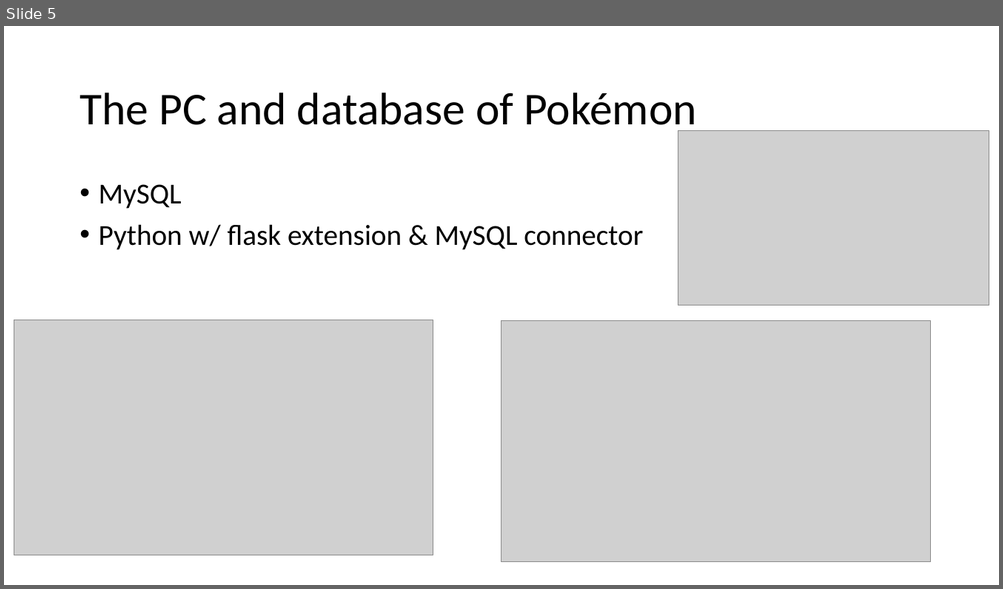
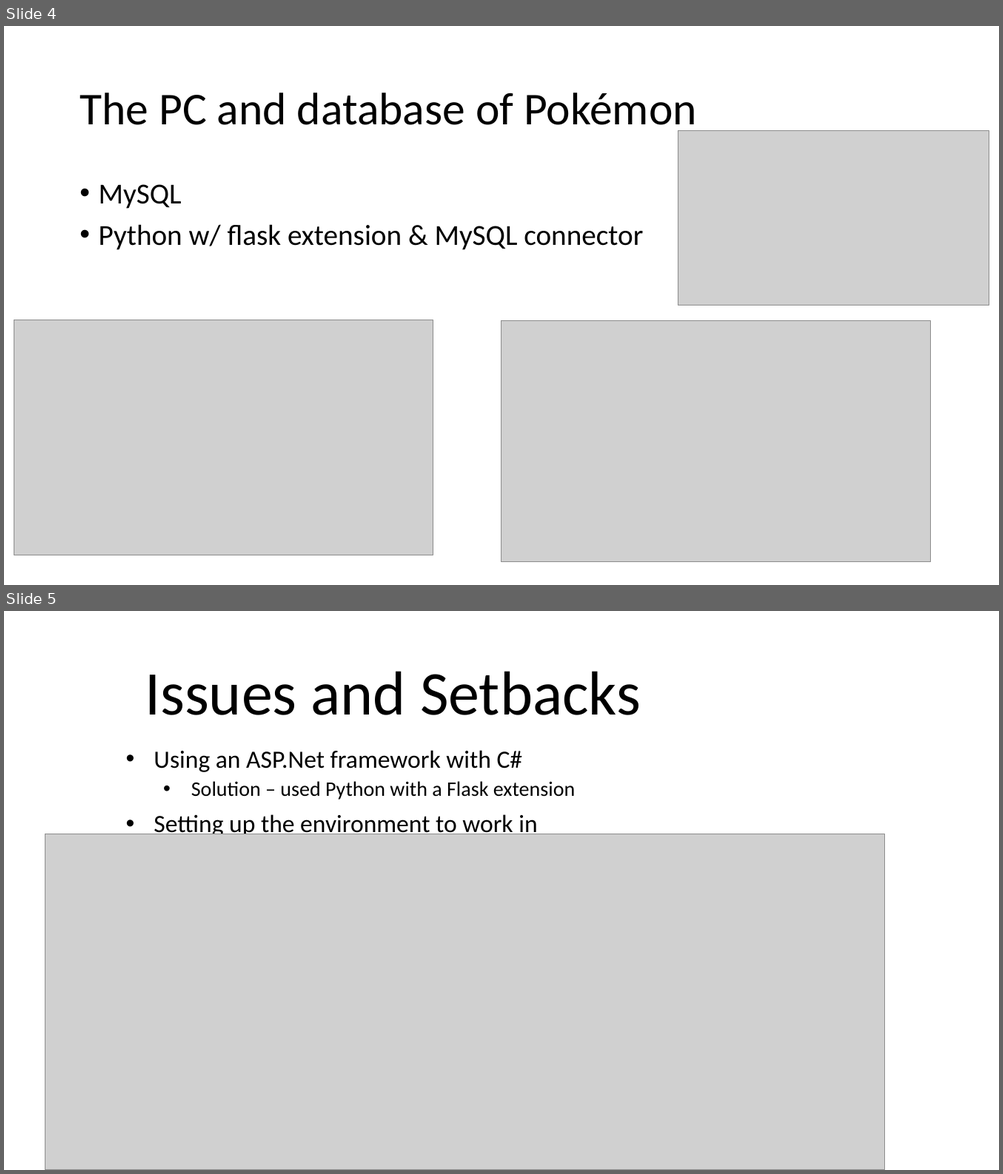
Before and after one commit to jordantiu/Pokemon_Database, a slide deck: Documentation/final slideshow.pptx. Shown one above the other, each under a label of ours: slide 5 before the commit, slides 4 and 5 after it. The pictures are 1003x589 and 1003x1174 pixels, drawn with LibreOffice and Linux fonts; fonts in the diff are those of the drawing; grey boxes stand for pictures. Boxes give left, top, right and bottom in pixels: in the first picture for what was removed or moved away, otherwise in the second. Text is boxed around its words. In the diff, an @@ line names an element or a change of style, - is before the commit and + after.

```diff
--- a/Documentation/final slideshow.pptx
+++ b/Documentation/final slideshow.pptx
@@ slide 5 added at box(4, 611, 999, 1170), background #FFFFFF @@
@@ title added at box(145, 671, 640, 715), 60 pt, text #000000 @@
+Issues and Setbacks
@@ subtitle added at box(153, 750, 575, 839), 24 pt, text #000000 @@
+• Using an ASP.Net framework with C#
+  • Solution – used Python with a Flask extension
+• Setting up the environment to work in
@@ picture added at box(45, 834, 885, 1170) @@
@@ what was slide 5 is now slide 4 @@
```
Also in this commit, not shown: 3 slides changed, 1 slide removed.
